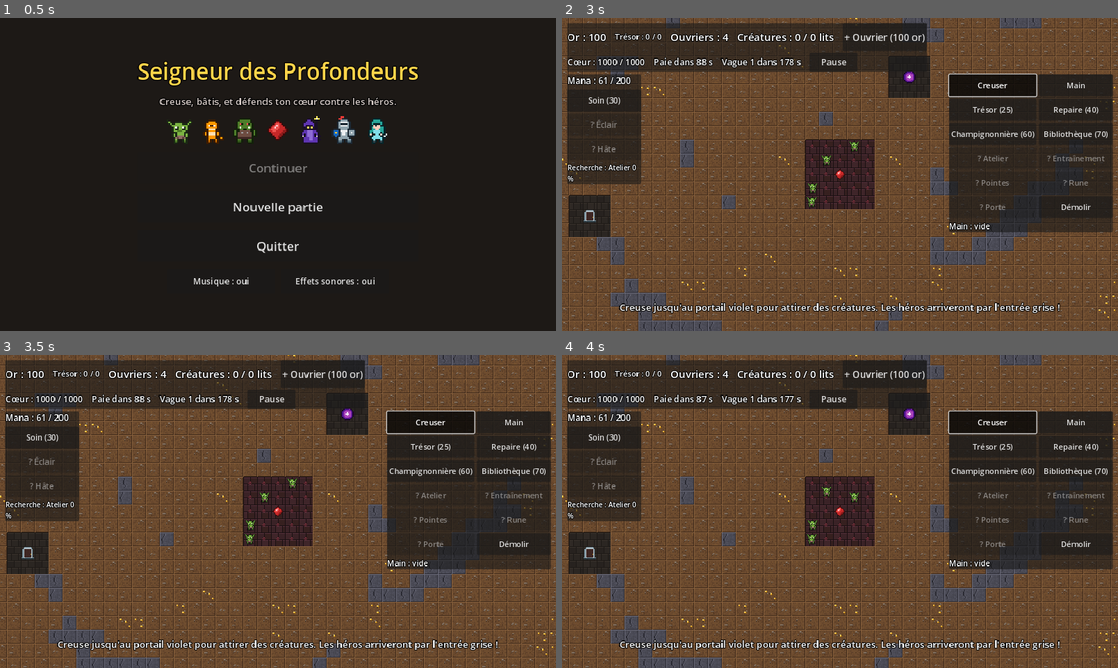
Above: before the commit, frames 1-4 (two rows, left to right).
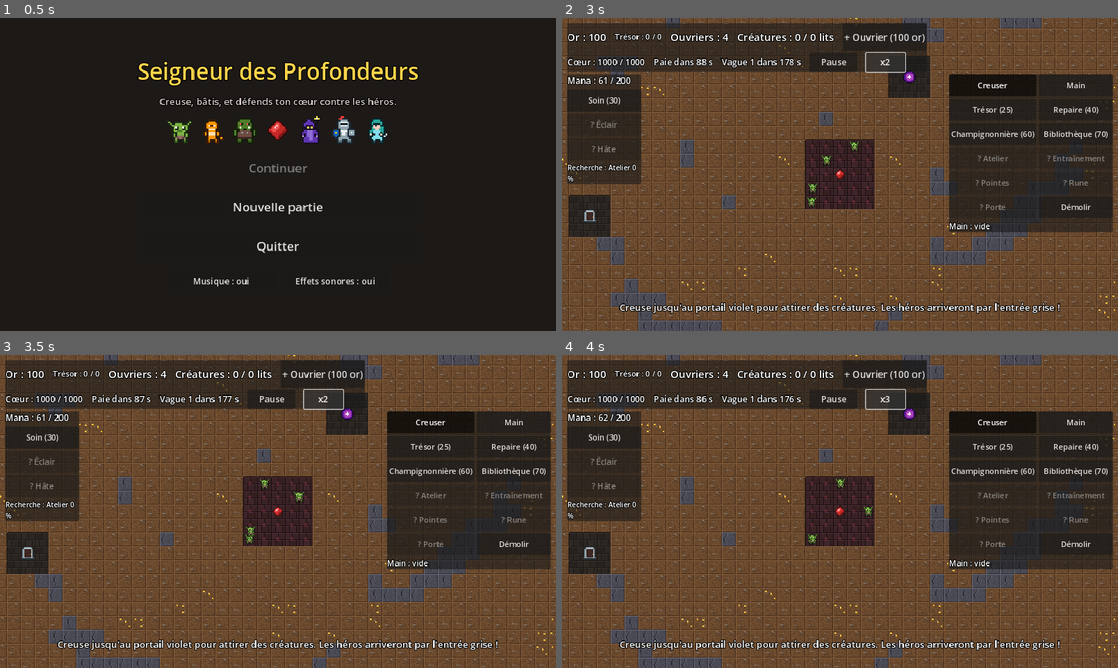
Above: after the commit, the same moments.

Repository: Malinouxi/Android
Game: Godot game, scene res://scenes/menu.tscn
Same seed, same stepped clock (60 frames per second), same inputs: the game is played once before the commit and once after it. Sound files missing from this copy of the repository are replaced by a short silence.
Inputs (mouse positions are in pixels of both pictures, inside the frame that each line leads up to):
- Up to frame 1 (0.5 s): no input
- Up to frame 2 (3 s): click "Nouvelle partie" at 0.5 s; click "+ Ouvrier (100 or)" at 1.25 s; click "Creuser" at 2 s; click (884, 61) at 2.75 s, where only the run after the commit has a clickable "x1"
- Up to frame 3 (3.5 s): no input
- Up to frame 4 (4 s): click (884, 398) at 3.5 s, where only the run after the commit has a clickable "x2"

Frame 1 is identical in both runs. In frame 2, 0.2% of the frame differs, in the area x 54-86%, y 10-26%; in frame 3, 0.5%; in frame 4, 0.5%, in the area x 7-86%, y 10-61%.
Error after the commit: Parse Error: Cannot infer the type of "touched" variable because the value doesn't have a set type. (res://scripts/minimap.gd:85)

Commit message:
Confort tactile : peinture au doigt, mini-carte, vitesse x1/x2/x3
Co-Authored-By: Claude Opus 5.5 <noreply@anthropic.com>
Claude-Session: https://claude.ai/code/session_014UMgZZe9Y6JFUoHq8hPeW2

Diff:
--- a/scripts/camera_controller.gd
+++ b/scripts/camera_controller.gd
@@ -1,13 +1,25 @@
 class_name CameraController
 extends Camera2D
-## Caméra pilotée au doigt :
+## Caméra et gestes tactiles. Deux façons de fonctionner :
+##
+## Mode normal (main, sorts, pièges) :
 ##   - glisser un doigt  -> déplacer la vue ;
 ##   - pincer deux doigts -> zoomer ;
-##   - toucher brièvement -> signal « tapped » (sert à marquer une case).
-## Sur ordinateur, la souris imite un doigt (réglage du projet) et la molette zoome.
+##   - toucher brièvement -> signal « tapped ».
+##
+## Mode PEINTURE (creuser, construire, démolir ; main.gd l'active selon l'outil) :
+##   - glisser un doigt  -> « peint » toutes les cases survolées (signaux paint_*) ;
+##   - glisser deux doigts -> déplacer la vue (et pincer pour zoomer).
+##
+## Sur ordinateur : la souris imite un doigt, la molette zoome, et le clic DROIT
+## (ou la molette enfoncée) maintenu permet de déplacer la vue.
 
-## Émis lors d'un toucher bref (pas un glissement).
+## Émis lors d'un toucher bref (mode normal).
 signal tapped(screen_position: Vector2, world_position: Vector2)
+## Mode peinture : le doigt se pose, glisse, puis se lève.
+signal paint_started(screen_position: Vector2, world_position: Vector2)
+signal painted(world_position: Vector2)
+signal paint_ended
 
 const MIN_ZOOM := 0.5
 const MAX_ZOOM := 3.0
@@ -16,11 +28,14 @@
 
 ## Zone dans laquelle la caméra a le droit de se déplacer.
 var bounds := Rect2()
+## Mode peinture activé ou non (voir plus haut).
+var paint_mode := false
 
 var _touches: Dictionary = {}  # numéro du doigt -> position à l'écran
 var _drag_distance := 0.0
 var _pinch_start_distance := 0.0
 var _pinch_start_zoom := 1.0
+var _painting := false
 
 
 ## _unhandled_input reçoit seulement les événements que l'interface (boutons...)
@@ -35,6 +50,23 @@
 			_set_zoom(zoom.x * 1.1)
 		elif event.button_index == MOUSE_BUTTON_WHEEL_DOWN:
 			_set_zoom(zoom.x / 1.1)
+	elif event is InputEventMouseMotion:
+		# Clic droit ou molette enfoncés : on déplace la vue (pratique sur PC).
+		if event.button_mask & (MOUSE_BUTTON_MASK_RIGHT | MOUSE_BUTTON_MASK_MIDDLE):
+			move_by(event.relative)
+
+
+## Déplace la vue comme si on faisait glisser la carte de `screen_relative` pixels.
+func move_by(screen_relative: Vector2) -> void:
+	# On divise par le zoom pour que la carte suive exactement le doigt.
+	position -= screen_relative / zoom
+	_clamp_position()
+
+
+## Centre la vue sur un point de la carte (utilisé par la mini-carte).
+func center_on(world_position: Vector2) -> void:
+	position = world_position
+	_clamp_position()
 
 
 func _on_touch(event: InputEventScreenTouch) -> void:
@@ -42,14 +74,20 @@
 		_touches[event.index] = event.position
 		if _touches.size() == 1:
 			_drag_distance = 0.0
+			if paint_mode:
+				_painting = true
+				paint_started.emit(event.position, screen_to_world(event.position))
 		elif _touches.size() == 2:
+			_stop_painting() # Deuxième doigt : on passe en déplacement / zoom.
 			_drag_distance = INF # Deux doigts : ce ne sera pas un « tap ».
 			_pinch_start_distance = _pinch_distance()
 			_pinch_start_zoom = zoom.x
 	else:
 		var was_single_finger := _touches.size() == 1
 		_touches.erase(event.index)
-		if was_single_finger and _drag_distance < TAP_MAX_DISTANCE:
+		if _painting:
+			_stop_painting()
+		elif was_single_finger and not paint_mode and _drag_distance < TAP_MAX_DISTANCE:
 			tapped.emit(event.position, screen_to_world(event.position))
 
 
@@ -57,11 +95,21 @@
 	_touches[event.index] = event.position
 	if _touches.size() == 1:
 		_drag_distance += event.relative.length()
-		# On divise par le zoom pour que la carte suive exactement le doigt.
-		position -= event.relative / zoom
-		_clamp_position()
-	elif _touches.size() == 2 and _pinch_start_distance > 0.0:
-		_set_zoom(_pinch_start_zoom * _pinch_distance() / _pinch_start_distance)
+		if _painting:
+			painted.emit(screen_to_world(event.position))
+		else:
+			move_by(event.relative)
+	elif _touches.size() == 2:
+		# Chaque doigt envoie son propre glissement : on fait la moyenne des deux.
+		move_by(event.relative / 2.0)
+		if _pinch_start_distance > 0.0:
+			_set_zoom(_pinch_start_zoom * _pinch_distance() / _pinch_start_distance)
+
+
+func _stop_painting() -> void:
+	if _painting:
+		_painting = false
+		paint_ended.emit()
 
 
 func screen_to_world(screen_position: Vector2) -> Vector2:
--- a/scripts/dungeon_map.gd
+++ b/scripts/dungeon_map.gd
@@ -407,6 +407,18 @@
 	queue_redraw()
 
 
+## Marque (value = true) ou démarque une case, pour la peinture au doigt.
+func set_mark(cell: Vector2i, value: bool) -> void:
+	if not is_diggable(cell) or marked.has(cell) == value:
+		return
+	if value:
+		marked[cell] = true
+	else:
+		marked.erase(cell)
+		reserved.erase(cell)
+	queue_redraw()
+
+
 ## Un ouvrier donne un coup de pioche.
 ## Renvoie { "finished": la case est entièrement creusée, "gold": or arraché }.
 func dig(cell: Vector2i) -> Dictionary:
--- a/scripts/hud.gd
+++ b/scripts/hud.gd
@@ -40,6 +40,10 @@
 var _research_label: Label
 ## Tous les boutons d'outils : Tool -> Button (main.gd change leur texte).
 var _tool_buttons: Dictionary = {}
+var _minimap: Minimap
+var _speed_button: Button
+## Vitesses de jeu proposées par le bouton « Vitesse ».
+const SPEEDS := [1.0, 2.0, 3.0]
 ## Un seul bouton enfoncé à la fois, entre la barre d'outils ET les sorts.
 var _tool_group := ButtonGroup.new()
 
@@ -97,6 +101,17 @@
 		pause_pressed.emit())
 	second_row.add_child(pause_button)
 
+	# Accélérer le temps : Engine.time_scale multiplie le « delta » de tout le jeu.
+	_speed_button = Button.new()
+	_speed_button.custom_minimum_size = Vector2(90, 44)
+	_speed_button.add_theme_font_size_override("font_size", 20)
+	_speed_button.pressed.connect(func() -> void:
+		Sound.play("click")
+		var index := SPEEDS.find(Engine.time_scale)
+		set_speed(SPEEDS[(index + 1) % SPEEDS.size()]))
+	second_row.add_child(_speed_button)
+	set_speed(1.0)
+
 	_summon_button = Button.new()
 	_summon_button.add_theme_font_size_override("font_size", 22)
 	# Un bouton de 64 px de haut est facile à toucher avec le doigt.
@@ -194,6 +209,24 @@
 	button.disabled = locked
 
 
+func set_speed(speed: float) -> void:
+	Engine.time_scale = speed
+	_speed_button.text = "x%d" % speed
+
+
+## Crée la mini-carte en bas à gauche (appelé par main.gd, qui connaît la carte).
+func add_minimap(map: DungeonMap, camera: CameraController) -> void:
+	_minimap = Minimap.new()
+	add_child(_minimap)
+	_minimap.setup(map, camera)
+	_minimap.anchor_top = 1.0
+	_minimap.anchor_bottom = 1.0
+	_minimap.offset_left = 14
+	_minimap.offset_right = 14 + _minimap.size.x
+	_minimap.offset_top = -14 - _minimap.size.y
+	_minimap.offset_bottom = -14
+
+
 func set_mana(mana: float, max_mana: float) -> void:
 	_mana_label.text = "Mana : %d / %d" % [mana, max_mana]
 
@@ -321,7 +354,8 @@
 func is_over_ui(screen_position: Vector2) -> bool:
 	return _top_panel.get_global_rect().has_point(screen_position) \
 			or _tool_panel.get_global_rect().has_point(screen_position) \
-			or _spell_panel.get_global_rect().has_point(screen_position)
+			or _spell_panel.get_global_rect().has_point(screen_position) \
+			or (_minimap != null and _minimap.get_global_rect().grow(4).has_point(screen_position))
 
 
 func _defense_label(type: int) -> String:
--- a/scripts/main.gd
+++ b/scripts/main.gd
@@ -95,12 +95,24 @@
 var _autosave_timer := AUTOSAVE_INTERVAL
 var _game_over := false
 
+# Peinture au doigt (voir camera_controller.gd) : cases déjà traitées pendant ce geste.
+var _paint_active := false
+var _paint_cells := {}
+var _paint_mark := true
+var _paint_failed := false
+
 
 func _ready() -> void:
+	Engine.time_scale = 1.0
 	Sound.reset_music_volume() # Au cas où la défaite l'avait baissée.
 	# On branche les signaux sur nos fonctions.
 	map.gold_changed.connect(_refresh_hud)
 	camera.tapped.connect(_on_camera_tapped)
+	camera.paint_started.connect(_on_paint_started)
+	camera.painted.connect(func(world_position: Vector2) -> void:
+		if _paint_active:
+			_paint_cell(map.world_to_cell(world_position)))
+	camera.paint_ended.connect(func() -> void: _paint_active = false)
 	hud.summon_pressed.connect(_on_summon_pressed)
 	hud.tool_selected.connect(_on_tool_selected)
 	hud.restart_pressed.connect(_on_restart_pressed)
@@ -117,6 +129,8 @@
 	research.discovered.connect(_on_research_discovered)
 
 	camera.bounds = Rect2(Vector2.ZERO, map.get_pixel_size())
+	camera.paint_mode = true # L'outil de départ est « Creuser ».
+	hud.add_minimap(map, camera)
 	camera.position = map.cell_to_world(map.heart_cell)
 	hud.set_summon_cost(WORKER_COST)
 
@@ -392,6 +406,7 @@
 func _on_restart_pressed() -> void:
 	SaveGame.load_requested = false
 	get_tree().paused = false
+	Engine.time_scale = 1.0
 	get_tree().reload_current_scene()
 
 
@@ -415,6 +430,7 @@
 func _on_menu_pressed() -> void:
 	save_game() # Ne fait rien si la partie est perdue.
 	get_tree().paused = false
+	Engine.time_scale = 1.0
 	get_tree().change_scene_to_file(MENU_SCENE)
 
 
@@ -553,6 +569,11 @@
 
 ## Un ordre impossible (pas assez d'or, de mana...) : petit son d'erreur + message.
 func _fail(text: String, duration := 3.0) -> void:
+	# Pendant un geste de peinture, un seul message d'erreur suffit.
+	if _paint_active:
+		if _paint_failed:
+			return
+		_paint_failed = true
 	Sound.play("error")
 	hud.show_message(text, duration)
 
@@ -636,6 +657,8 @@
 
 func _on_tool_selected(tool: int) -> void:
 	current_tool = tool
+	# Creuser, construire et démolir se font en glissant le doigt sur la carte.
+	camera.paint_mode = tool == Hud.Tool.DIG or tool == Hud.Tool.DEMOLISH or TOOL_ROOMS.has(tool)
 	if tool == Hud.Tool.HAND:
 		hud.show_message("Touche une créature ou un ouvrier pour le prendre, puis touche le sol pour le déposer.", 5.0)
 	elif tool == Hud.Tool.SPELL_HEAL:
@@ -644,6 +667,40 @@
 		hud.show_message("Touche un héros pour le foudroyer.", 3.0)
 	elif tool == Hud.Tool.SPELL_HASTE:
 		hud.show_message("Touche une de tes unités pour qu'elle coure plus vite.", 3.0)
+
+
+## Le doigt se pose en mode peinture.
+func _on_paint_started(screen_position: Vector2, world_position: Vector2) -> void:
+	_paint_cells.clear()
+	_paint_failed = false
+	_paint_active = not hud.is_over_ui(screen_position)
+	if not _paint_active:
+		return
+	var cell := map.world_to_cell(world_position)
+	if current_tool == Hud.Tool.DIG:
+		# Toucher une créature affiche son état (au lieu de creuser).
+		var creature := _creature_at(world_position)
+		if creature:
+			hud.show_message(creature.describe(), 5.0)
+			_paint_active = false
+			return
+		# La première case décide : on marque tout... ou on démarque tout.
+		_paint_mark = not map.marked.has(cell)
+		Sound.play("click", null, -8.0)
+	_paint_cell(cell)
+
+
+## Applique l'outil sur une case, une seule fois par geste.
+func _paint_cell(cell: Vector2i) -> void:
+	if _paint_cells.has(cell):
+		return
+	_paint_cells[cell] = true
+	if current_tool == Hud.Tool.DIG:
+		map.set_mark(cell, _paint_mark)
+	elif current_tool == Hud.Tool.DEMOLISH:
+		_demolish(cell)
+	elif TOOL_ROOMS.has(current_tool):
+		_build(cell, TOOL_ROOMS[current_tool])
 
 
 func _on_camera_tapped(screen_position: Vector2, world_position: Vector2) -> void:
--- /dev/null
+++ b/scripts/minimap.gd
@@ -0,0 +1,89 @@
+class_name Minimap
+extends Control
+## La mini-carte, en bas à gauche : toute la carte en petit (3 pixels par case),
+## tes unités en vert, les ennemis en rouge, et un cadre blanc pour la zone
+## visible à l'écran. Toucher (ou glisser sur) la mini-carte déplace la vue.
+##
+## L'image de la carte est une Image de 48 x 32 pixels (un pixel par case),
+## recalculée deux fois par seconde puis affichée agrandie.
+
+const CELL := 3 ## Taille d'une case sur la mini-carte, en pixels.
+const COLORS := {
+	DungeonMap.Tile.EARTH: Color("6b4a2f"),
+	DungeonMap.Tile.GOLD: Color("d4a82a"),
+	DungeonMap.Tile.ROCK: Color("2e2e34"),
+	DungeonMap.Tile.FLOOR: Color("4a423b"),
+	DungeonMap.Tile.HEART: Color("ff3030"),
+	DungeonMap.Tile.PORTAL: Color("b040ff"),
+	DungeonMap.Tile.ENTRANCE: Color("cfd8dc"),
+}
+const CLAIMED_COLOR := Color("8a3442")
+
+var map: DungeonMap
+var camera: CameraController
+var _image: Image
+var _texture: ImageTexture
+var _refresh_timer := 0.0
+
+
+func setup(dungeon_map: DungeonMap, game_camera: CameraController) -> void:
+	map = dungeon_map
+	camera = game_camera
+	custom_minimum_size = Vector2(DungeonMap.WIDTH, DungeonMap.HEIGHT) * CELL
+	size = custom_minimum_size
+	mouse_filter = Control.MOUSE_FILTER_STOP
+	_image = Image.create(DungeonMap.WIDTH, DungeonMap.HEIGHT, false, Image.FORMAT_RGBA8)
+	_texture = ImageTexture.create_from_image(_image)
+	_refresh_image()
+
+
+func _process(delta: float) -> void:
+	if map == null:
+		return
+	_refresh_timer -= delta
+	if _refresh_timer <= 0.0:
+		_refresh_timer = 0.5
+		_refresh_image()
+	queue_redraw() # Les unités et le cadre bougent : on redessine à chaque image.
+
+
+func _refresh_image() -> void:
+	for y in DungeonMap.HEIGHT:
+		for x in DungeonMap.WIDTH:
+			var cell := Vector2i(x, y)
+			var tile := map.get_tile(cell)
+			var color: Color = COLORS.get(tile, Color.BLACK)
+			if tile == DungeonMap.Tile.FLOOR:
+				if map.rooms.has(cell):
+					color = Rooms.color(map.rooms[cell]).lightened(0.25)
+				elif map.is_claimed(cell):
+					color = CLAIMED_COLOR
+			_image.set_pixel(x, y, color)
+	_texture.update(_image)
+
+
+func _draw() -> void:
+	if map == null:
+		return
+	var area := Rect2(Vector2.ZERO, size)
+	draw_rect(area.grow(3), Color(0, 0, 0, 0.75))
+	draw_texture_rect(_texture, area, false)
+
+	var scale_factor := float(CELL) / DungeonMap.TILE_SIZE
+	for node in get_tree().get_nodes_in_group("dungeon"):
+		draw_rect(Rect2((node as Node2D).position * scale_factor - Vector2.ONE, Vector2(2, 2)), Color("76ff03"))
+	for node in get_tree().get_nodes_in_group("heroes"):
+		draw_rect(Rect2((node as Node2D).position * scale_factor - Vector2.ONE, Vector2(3, 3)), Color("ff1744"))
+
+	# Le cadre de ce qui est visible à l'écran.
+	var view_size := get_viewport_rect().size / camera.zoom
+	var view := Rect2((camera.position - view_size / 2) * scale_factor, view_size * scale_factor)
+	draw_rect(view.intersection(area), Color.WHITE, false, 1.0)
+
+
+func _gui_input(event: InputEvent) -> void:
+	var touched := (event is InputEventScreenTouch and event.pressed) or event is InputEventScreenDrag \
+			or (event is InputEventMouseButton and event.pressed and event.button_index == MOUSE_BUTTON_LEFT)
+	if touched and camera != null:
+		camera.center_on(event.position / CELL * DungeonMap.TILE_SIZE)
+		accept_event()
